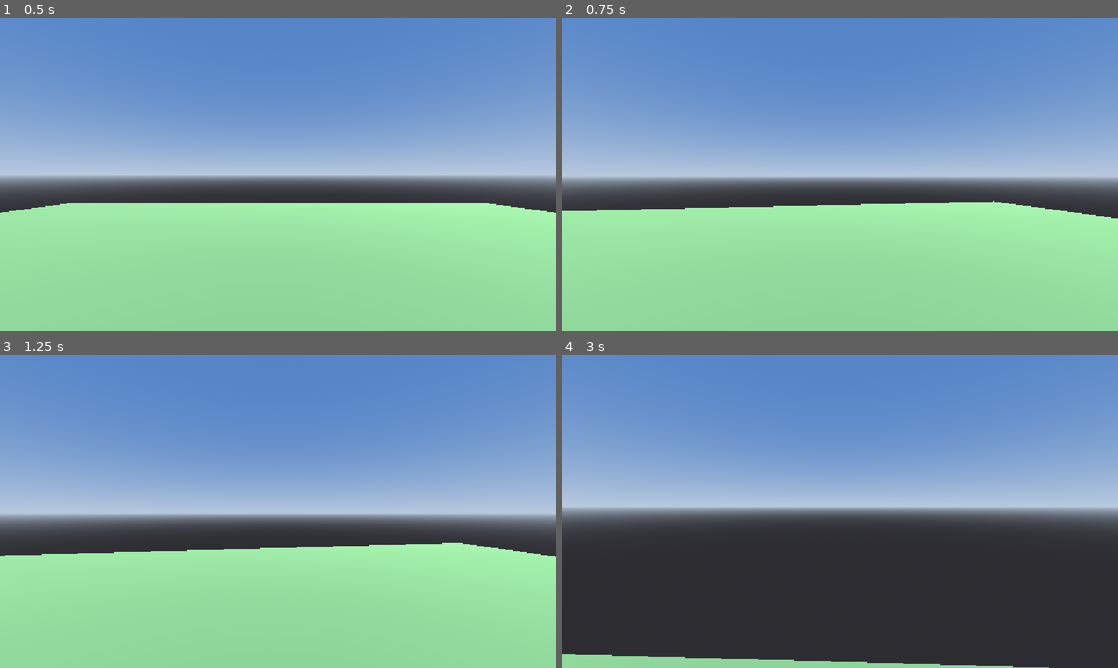
Above: before the commit, frames 1-4 (two rows, left to right).
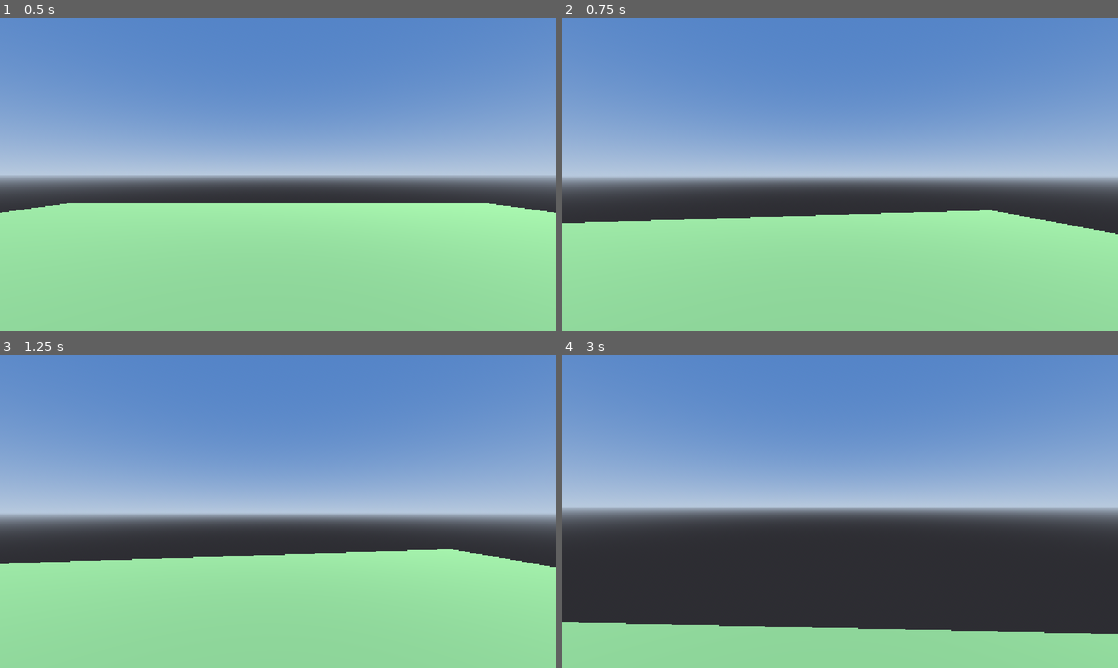
Above: after the commit, the same moments.

Repository: shi-xiaoguang/114514TheMostGreatServialGame
Game: Godot game, scene res://scenes/world.tscn
Two runs of this game, one before a commit and one after it. Both use one fixed random seed, a clock stepped at 60 frames per second and the inputs below.
Inputs (mouse positions are in pixels of both pictures, inside the frame that each line leads up to):
- Up to frame 1 (0.5 s): no input
- Up to frame 2 (0.75 s): tap Enter at 0.5 s; move the mouse to (867, 174) at 0.52 s; hold W (move_forward) from 0.53 s (still down); hold Space (jump, bound only after the commit) from 0.53 s (still down)
- Up to frame 3 (1.25 s): keep holding W (move_forward); keep holding Space (jump, bound only after the commit)
- Up to frame 4 (3 s): keep holding W (move_forward); move the mouse to (812, 511) at 1.27 s; release Space (jump, bound only after the commit) at 1.28 s; tap Shift (sprint) at 1.35, 2.85 s; tap Space (jump, bound only after the commit) at 1.52, 1.55, 1.82 s; move the mouse to (851, 505) at 2.02 s; hold Space (jump, bound only after the commit) 2.03-2.78 s; move the mouse to (834, 517) at 2.77 s

Frame 1 is identical in both runs. In frame 2, 3.4% of the frame differs, in the area x 0-100%, y 58-70%; in frame 3, 2.4%; in frame 4, 11%, in the area x 0-100%, y 85-100%.

Commit message:
PLAYER-02: implement variable-height jumping

Diff:
--- a/project.godot
+++ b/project.godot
@@ -47,6 +47,11 @@
 "events": [Object(InputEventKey,"resource_local_to_scene":false,"resource_name":"","device":-1,"window_id":0,"alt_press …(195 unchanged characters)…
 ]
 }
+jump={
+"deadzone": 0.2,
+"events": [Object(InputEventKey,"resource_local_to_scene":false,"resource_name":"","device":-1,"window_id":0,"alt_pressed":false,"shift_pressed":false,"ctrl_pressed":false,"meta_pressed":false,"pressed":false,"keycode":0,"physical_keycode":32,"key_label":0,"unicode":0,"location":0,"echo":false,"script":null)
+]
+}
 
 [physics]
 
--- a/scripts/player.gd
+++ b/scripts/player.gd
@@ -1,11 +1,14 @@
 extends CharacterBody3D
-## Robinson —— 第一人称玩家控制器（任务编号 PLAYER-01：第一人称基础移动与观察）。
+## Robinson —— 第一人称玩家控制器（PLAYER-01：第一人称基础移动与观察；PLAYER-02：普通跳跃）。
 ## 绑定对象：res://scenes/player.tscn 的根节点 Player（CharacterBody3D）。
 ## 职责：重力落地、WASD 相对角色朝向的水平移动、Shift 奔跑、固定耗时的线性加减速、
-##       鼠标水平转向与摄像机俯仰钳制、Esc 双向切换鼠标捕获。
+##       鼠标水平转向与摄像机俯仰钳制、Esc 双向切换鼠标捕获、
+##       空格起跳与可变跳跃高度、空中有限方向调整、0.10 秒离地宽限、0.10 秒跳跃输入缓冲、禁止二段跳。
 ## 原点约定：本节点原点位于玩家脚底，因此站立碰撞体中心在本地 Y = +0.90，
 ##           摄像机视线高度由头部枢轴的本地 Y = +1.65 决定。
-## 范围声明：本轮不含跳跃、蹲伏、迈台阶、陡坡、攀爬、体力等任何未批准功能。
+## 跳跃约定：平地全程按住空格最高约 0.8 米（已批准）；轻点即松的最低高度由 min_jump_height 决定，
+##           首版测试初值为 0.35 米（可调整，非已批准的最终数值）。
+## 范围声明：本轮不含蹲伏、自动迈台阶、坡度跳跃衰减、陡坡滑动、蹬坡、攀爬、体力、摔落伤害、镜头晃动等任何未批准功能。
 
 # ==================== 常量 ====================
 
@@ -32,6 +35,23 @@
 ## 摄像机俯仰上下限（度）：正数代表抬头、负数代表低头，已批准为 85 度。
 @export_range(1.0, 89.0, 1.0) var pitch_limit_deg: float = 85.0
 
+# ==================== 导出参数：跳跃（PLAYER-02，可在检视面板调整以便试玩调参） ====================
+
+## 平地满按跳跃的最高高度（米）：已批准为约 0.8 米，起跳初速由该高度与重力反解得到。
+@export var max_jump_height: float = 0.8
+
+## 轻点即松时的最低跳跃高度（米）：首版测试初值 0.35 米，可调整，非已批准的最终数值。
+@export var min_jump_height: float = 0.35
+
+## 空中方向修正系数（0~1）：首版测试初值 0.30，越小空中操控越弱；1.0 等于地面操控强度。
+@export_range(0.0, 1.0, 0.01) var air_control_factor: float = 0.30
+
+## 离地宽限（秒）：已批准为 0.10 秒，离开可站立地面后仍可在该时限内起跳一次。
+@export var coyote_time: float = 0.10
+
+## 跳跃输入缓冲（秒）：已批准为 0.10 秒，提前按下空格会在该时限内被记住并在落地时自动起跳。
+@export var jump_buffer_time: float = 0.10
+
 # ==================== 节点引用（入树后一次性解析，避免逐帧查找节点） ====================
 
 ## 头部枢轴：只承担俯仰，水平转向交给玩家本体。
@@ -45,14 +65,35 @@
 ## 重力加速度（米/秒²）：从项目设置读取，不硬编码。
 var _gravity: float = float(ProjectSettings.get_setting("physics/3d/default_gravity", 9.8))
 
+## 离地宽限剩余时间（秒）：站在可站立地面时保持为 coyote_time，离地后按物理帧递减。
+var _coyote_timer: float = 0.0
+
+## 跳跃输入缓冲剩余时间（秒）：按下空格瞬间置为 jump_buffer_time，之后按物理帧递减。
+var _jump_buffer_timer: float = 0.0
+
+## 本次离地是否已经执行过跳跃：起跳时置真，落地后复位，用于从根本上杜绝二段跳。
+var _jump_consumed_in_air: bool = false
+
+## 满按起跳初速（米/秒）：由 max_jump_height 与重力在 _ready 中反解得到。
+var _max_jump_velocity: float = 0.0
+
+## 松键削顶后的最低起跳速度（米/秒）：由 min_jump_height 与重力在 _ready 中反解得到。
+var _min_jump_velocity: float = 0.0
+
 # ==================== 生命周期 ====================
 
-## 节点入树后的初始化：确认玩家相机为本场景唯一生效相机，并立即捕获鼠标。
+## 节点入树后的初始化：确认玩家相机为本场景唯一生效相机、立即捕获鼠标，并反解跳跃初速。
 func _ready() -> void:
 	# 显式把玩家相机置为当前相机，确保运行时不再由其他相机抢占画面。
 	_camera.current = true
 	# 运行时捕获鼠标：鼠标被隐藏并锁定在游戏窗口内，使鼠标移动直接驱动视角。
 	Input.mouse_mode = Input.MOUSE_MODE_CAPTURED
+	# 由满按跳跃高度反解起跳初速：v = √(2gh)，平地即可跳到该高度。
+	_max_jump_velocity = sqrt(2.0 * _gravity * maxf(max_jump_height, 0.0))
+	# 由最低跳跃高度反解松键后的速度下限：低于该速度不再削顶，保证点按仍有最低高度。
+	_min_jump_velocity = sqrt(2.0 * _gravity * maxf(min_jump_height, 0.0))
+	# 防御性钳制：若最低高度被调得高于最高高度，则退化为不削顶，避免点按反而跳得更高。
+	_min_jump_velocity = minf(_min_jump_velocity, _max_jump_velocity)
 
 ## 处理未被界面消费的输入：鼠标视角与 Esc 鼠标捕获切换。
 func _unhandled_input(event: InputEvent) -> void:
@@ -64,19 +105,32 @@
 	if event.is_action_pressed("ui_cancel"):
 		_toggle_mouse_capture()
 
-## 每个物理帧执行：重力 → 读取移动输入 → 固定耗时线性加减速 → 位移与碰撞解算。
+## 每物理帧执行：计时器维护 → 重力 → 起跳判定 → 松键削顶 → 读取移动输入 → 固定耗时线性加减速 → 位移与碰撞解算。
 func _physics_process(delta: float) -> void:
+	# 先维护跳跃计时器（离地宽限、输入缓冲、落地复位），其结果供本帧起跳判定使用。
+	_update_jump_timers(delta)
 	# 未站在地面上时按重力加速度累积下落速度，使角色最终落回地面。
 	if not is_on_floor():
 		velocity.y -= _gravity * delta
+	# 尝试起跳：输入缓冲与离地宽限同时有效且本次离地尚未跳跃时才执行，并一次性消费掉两个计时器。
+	_try_start_jump()
+	# 松键削顶：已松开空格时把上升速度截断到最低起跳速度，实现轻点跳得低、按住跳得高。
+	_apply_jump_release_cut()
 	# 读取 WASD 输入：get_vector 返回长度不超过 1 的向量，因此斜向移动不会产生额外速度加成。
 	var input_dir: Vector2 = Input.get_vector("move_left", "move_right", "move_forward", "move_backward")
 	# 本帧目标速度：按住奔跑键取奔跑速度，否则取行走速度。
 	var target_speed: float = run_speed if Input.is_action_pressed("sprint") else walk_speed
 	# 把输入方向转换到角色自身的水平朝向上：Y 分量取 0，保证只产生水平移动。
 	var direction: Vector3 = (transform.basis * Vector3(input_dir.x, 0.0, input_dir.y)).normalized()
-	# 按固定耗时的线性过渡更新水平速度，使不同物理帧率下运动表现一致。
-	_apply_horizontal_movement(direction, target_speed, delta)
+	# 水平移动按所处状态分流：地面给全额操控权威，空中只给有限权威并保留惯性。
+	if is_on_floor():
+		# 地面：使用默认权威系数 1.0，与 PLAYER-01 的加减速表现逐字一致。
+		_apply_horizontal_movement(direction, target_speed, delta)
+	else:
+		# 空中且有方向输入：按 air_control_factor 削弱操控，使空中转向明显慢于地面。
+		if direction != Vector3.ZERO:
+			_apply_horizontal_movement(direction, target_speed, delta, air_control_factor)
+		# 空中且无方向输入：完全不动水平速度，保留起跳与飞行中的惯性，不会急转或急停。
 	# 交给物理引擎做位移与碰撞解算，保证角色站得住、不穿过地面。
 	move_and_slide()
 
@@ -92,7 +146,8 @@
 	_head.rotation.x = clampf(_head.rotation.x, -deg_to_rad(pitch_limit_deg), deg_to_rad(pitch_limit_deg))
 
 ## 水平速度的固定耗时线性过渡：有输入时按加速时间逼近目标速度，无输入时按减速时间归零。
-func _apply_horizontal_movement(direction: Vector3, target_speed: float, delta: float) -> void:
+## authority 为操控权威系数：1.0 表示地面全额操控，小于 1.0 表示空中有限操控（过渡更慢、转向更迟钝）。
+func _apply_horizontal_movement(direction: Vector3, target_speed: float, delta: float, authority: float = 1.0) -> void:
 	# 每帧线性步长 = 速率 × 物理帧时长，因此运动结果与物理帧率无关。
 	var speed_step: float = 0.0
 	if direction != Vector3.ZERO:
@@ -101,10 +156,67 @@
 	else:
 		# 减速段速率：以当前水平速度为准，在 deceleration_time 秒内线性归零。
 		speed_step = (_get_horizontal_speed() / maxf(deceleration_time, MIN_TIME_SPAN)) * delta
+	# 按操控权威缩放本帧步长：地面传 1.0，与 PLAYER-01 的行为完全一致；空中传 air_control_factor。
+	speed_step *= maxf(authority, 0.0)
 	# 目标速度向量保留当前垂直分量，使水平处理不影响重力下落。
 	var target_velocity: Vector3 = Vector3(direction.x * target_speed, velocity.y, direction.z * target_speed)
 	# move_toward 以线性方式逼近目标：到达后精确停住，不会过冲。
 	velocity = velocity.move_toward(target_velocity, speed_step)
+
+## 维护跳跃计时器：站在可站立地面时充满离地宽限并复位消费标记，离地后两个计时器按帧递减。
+func _update_jump_timers(delta: float) -> void:
+	# 站立状态取自上一物理帧的碰撞解算结果，与 move_and_slide 的判定完全一致。
+	if is_on_floor():
+		# 站在可站立地面：离地宽限充满，表示眼下随时可以起跳。
+		_coyote_timer = coyote_time
+		# 站在可站立地面：复位跳跃消费标记，使下一次离地能重新获得一次起跳机会。
+		_jump_consumed_in_air = false
+	else:
+		# 已离地：宽限按物理帧时长递减，减到 0 即表示超过 0.10 秒，不再允许离地起跳。
+		_coyote_timer = maxf(_coyote_timer - delta, 0.0)
+	# 按下空格的那一帧写入输入缓冲，使"提前按键"被记住，而不是被直接丢弃。
+	if Input.is_action_just_pressed("jump"):
+		_jump_buffer_timer = jump_buffer_time
+	else:
+		# 其余帧按物理帧时长递减缓冲，超过 0.10 秒即失效。
+		_jump_buffer_timer = maxf(_jump_buffer_timer - delta, 0.0)
+
+## 起跳判定：输入缓冲与离地宽限同时有效、且本次离地尚未跳跃时，执行一次起跳并消费两个计时器。
+func _try_start_jump() -> void:
+	# 缓冲已失效：有效期内没有按下空格，本帧不起跳。
+	if _jump_buffer_timer <= 0.0:
+		return
+	# 宽限已耗尽：既不站在地面、离开地面也超过 0.10 秒，本帧不起跳。
+	if _coyote_timer <= 0.0:
+		return
+	# 本次离地已经跳过：直接拒绝，从根本上杜绝二段跳与重复触发。
+	if _jump_consumed_in_air:
+		return
+	# 起跳：把垂直速度直接置为满按初速，跳跃高度由该初速与重力共同决定。
+	velocity.y = _max_jump_velocity
+	# 记录本次离地已用掉跳跃机会，落地前不再允许第二次。
+	_jump_consumed_in_air = true
+	# 消费输入缓冲：一次按键只兑现一次起跳，不残留到后续帧。
+	_jump_buffer_timer = 0.0
+	# 消费离地宽限：避免同一帧或紧随其后的帧被再次判定为可起跳。
+	_coyote_timer = 0.0
+
+## 松键削顶：未按住空格且仍在上升时，把上升速度截断到最低起跳速度，实现可变跳跃高度。
+func _apply_jump_release_cut() -> void:
+	# 站在地面时不存在上升过程，无需处理。
+	if is_on_floor():
+		return
+	# 仍按住空格：保持满按初速继续上升，不做任何削减，因此按住会跳得更高。
+	if Input.is_action_pressed("jump"):
+		return
+	# 本次离地未执行过跳跃（例如直接走下台阶）：不参与削顶。
+	if not _jump_consumed_in_air:
+		return
+	# 速度已降到最低起跳速度及以下（接近最高点或正在下落）：不再削减，保证点按仍有最低高度。
+	if velocity.y <= _min_jump_velocity:
+		return
+	# 把上升速度截断到最低起跳速度：只改速度不改位置，因此不会出现任何瞬间位移。
+	velocity.y = _min_jump_velocity
 
 ## 取当前水平速度大小（米/秒）：只算 XZ 分量，下落速度不参与减速计算。
 func _get_horizontal_speed() -> float:
